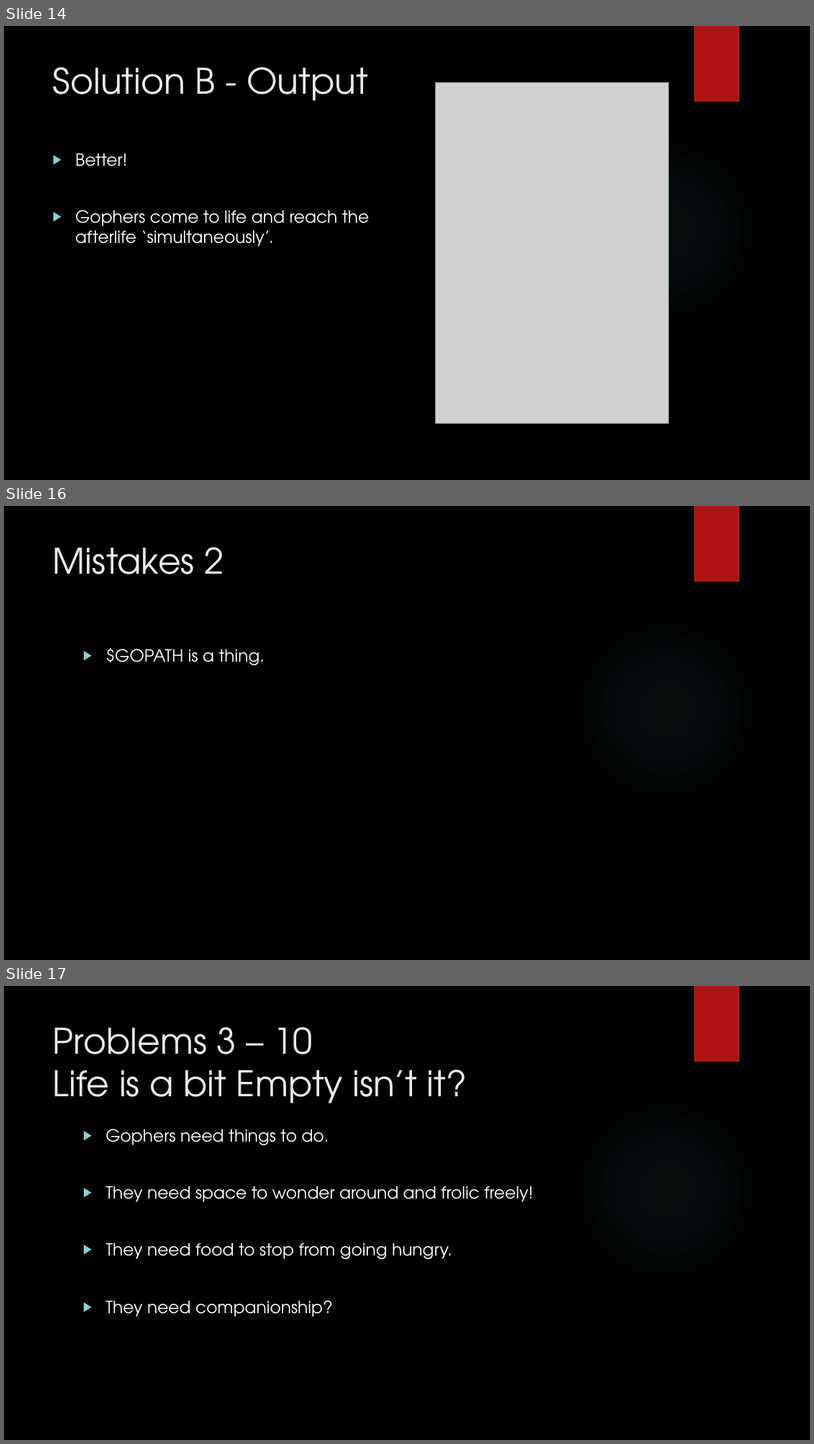
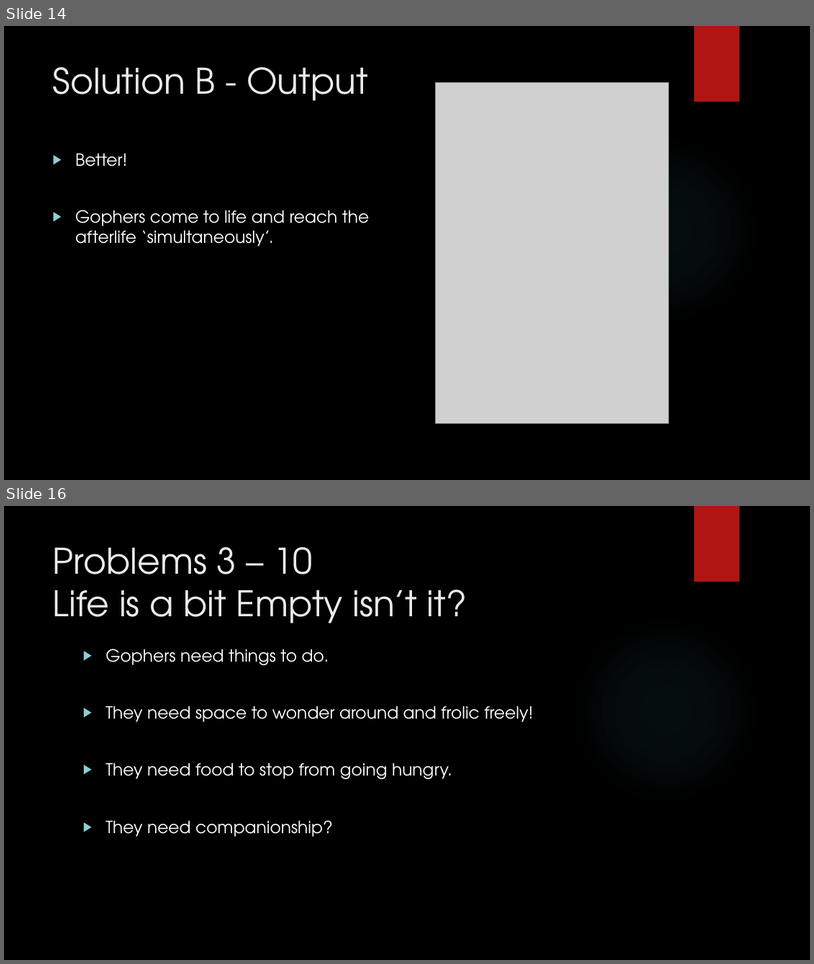
Before and after one commit to jaminologist/GopherLife, a slide deck: GopherLife.pptx. Shown one above the other, each under a label of ours: slides 14, 16 and 17 before the commit, slides 14 and 16 after it; the slides between them are not shown. The pictures are 814x1444 and 814x964 pixels, drawn with LibreOffice and Linux fonts; fonts in the diff are those of the drawing; grey boxes stand for pictures; background and template pictures are left out. Boxes give left, top, right and bottom in pixels: in the first picture for what was removed or moved away, otherwise in the second. Text is boxed around its words. In the diff, an @@ line names an element or a change of style, - is before the commit and + after.

```diff
--- a/GopherLife.pptx
+++ b/GopherLife.pptx
@@ slide 16 removed at [4, 506, 810, 960], background picture (left out); not listed: 2 template elements that a slide beside it also shows @@
@@ title removed at [53, 547, 224, 574] @@
-Mistakes 2
@@ text removed at [106, 648, 265, 665] @@
-▶ $GOPATH is a thing.
@@ what was slide 17 is now slide 16 @@
```
Also in this commit, not shown: 2 slides added, 6 other files.
